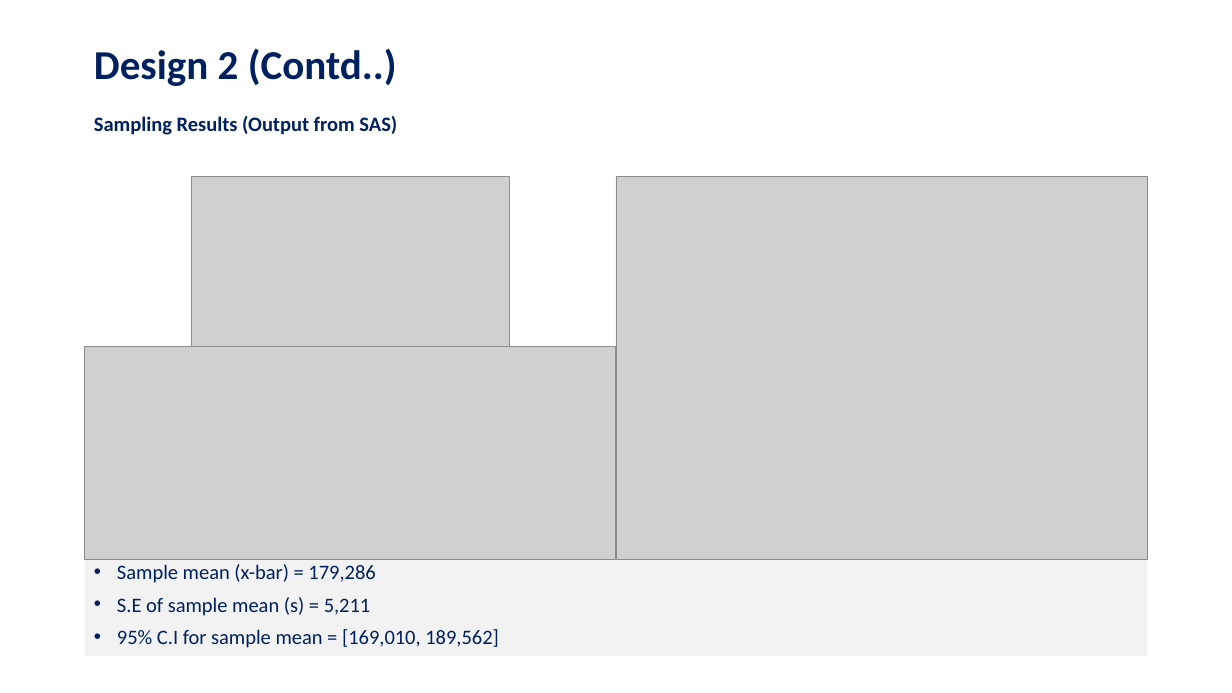
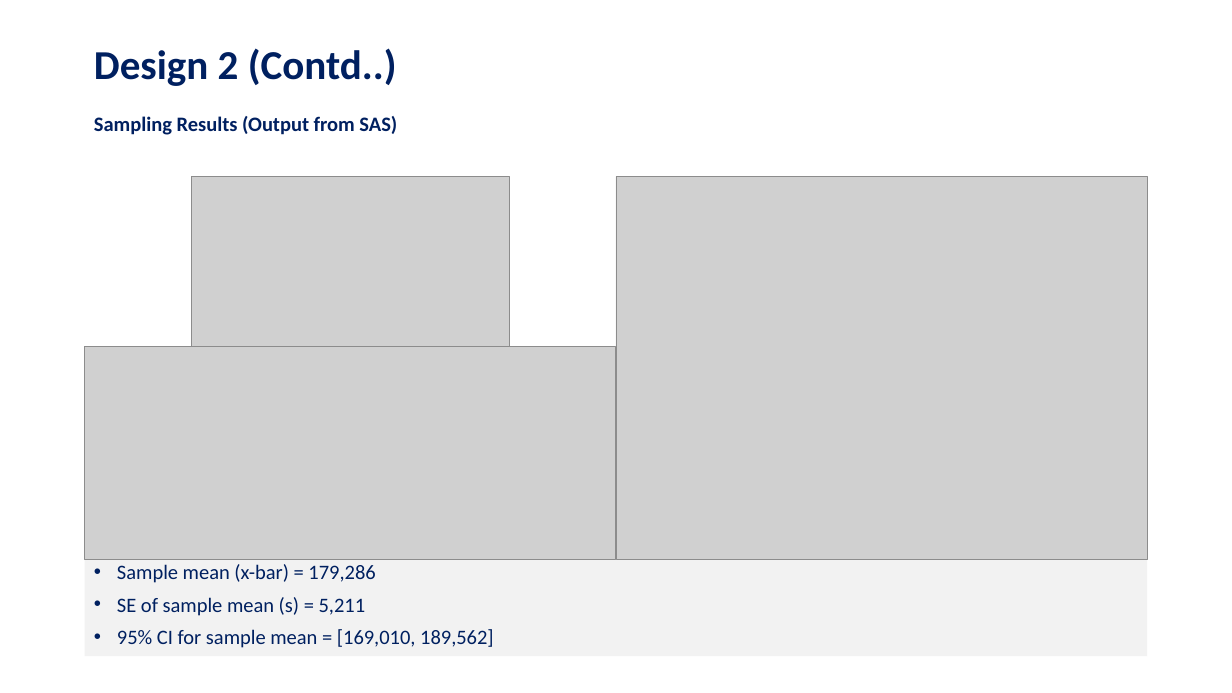
Before and after one commit to dmf42186/MSDS-6370-Statistical-Sampling-Class-Project, a slide deck: slide 7 of Reports/MSDS 6370 Statistical Sampling Project - Sudip Bhattacharyya Dan Freeman.pptx. Drawn at 1232x693 pixels with LibreOffice and Linux fonts; fonts in the diff are those of the drawing; grey boxes stand for pictures. Boxes give left, top, right and bottom in pixels: in the first picture for what was removed or moved away, otherwise in the second. Text is boxed around its words. In the diff, an @@ line names an element or a change of style, - is before the commit and + after.

```diff
--- a/Reports/MSDS 6370 Statistical Sampling Project - Sudip Bhattacharyya Dan Freeman.pptx
+++ b/Reports/MSDS 6370 Statistical Sampling Project - Sudip Bhattacharyya Dan Freeman.pptx
@@ text in rectangle at box(117, 597, 494, 648): text changed @@
-• S.E of sample mean (s) = 5,211
-• 95% C.I for sample mean = [169,010, 189,562]
+• SE of sample mean (s) = 5,211
+• 95% CI for sample mean = [169,010, 189,562]
```
Also in this commit, not shown: 10 other slides changed.
